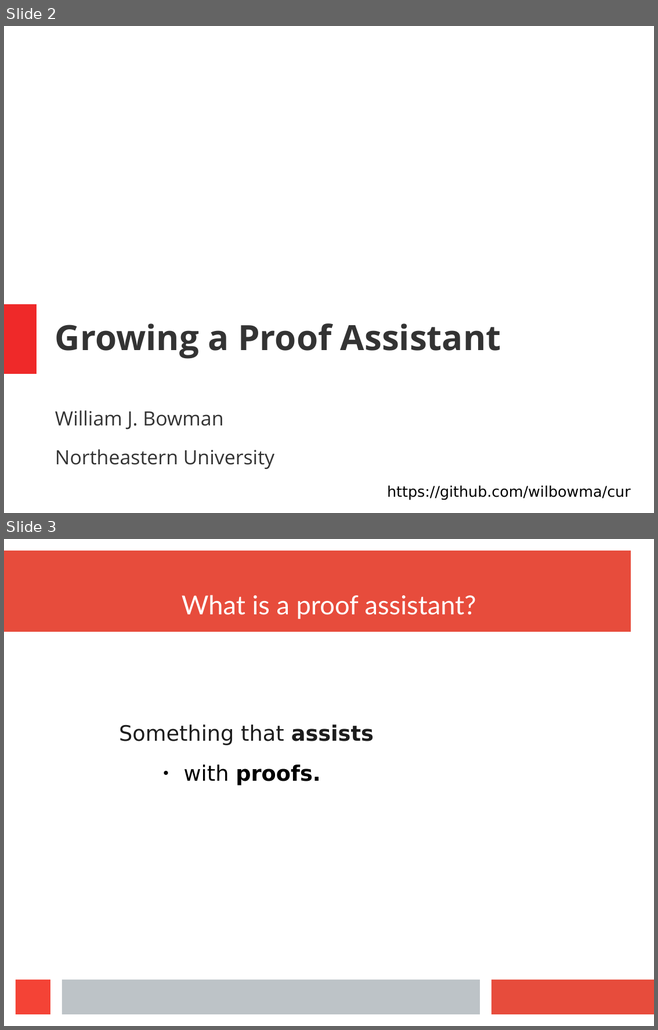
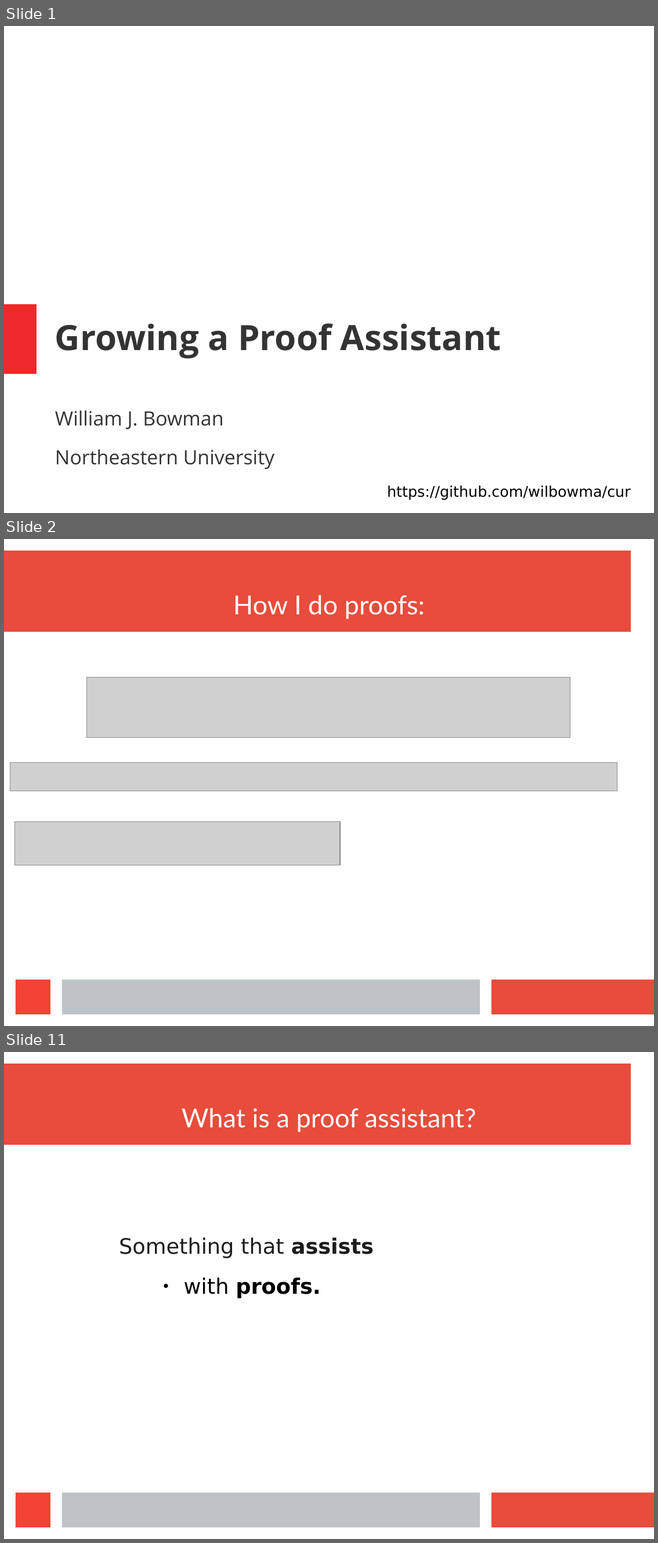
Before and after one commit to wilbowma/cur, a slide deck: hope-2016/slides.odp. Shown one above the other, each under a label of ours: slides 2 and 3 before the commit, slides 1, 2 and 11 after it; the slides between them are not shown. The pictures are 658x1030 and 658x1543 pixels, drawn with LibreOffice and Linux fonts; fonts in the diff are those of the drawing; grey boxes stand for pictures. Boxes give left, top, right and bottom in pixels: in the first picture for what was removed or moved away, otherwise in the second. Text is boxed around its words. In the diff, an @@ line names an element or a change of style, - is before the commit and + after.

```diff
--- a/hope-2016/slides.odp
+++ b/hope-2016/slides.odp
@@ slide 2 added at (4, 539, 654, 1026), background #FFFFFF; not listed: 4 template elements that a slide beside it also shows @@
@@ title added at (233, 595, 424, 619), 32 pt, text #FFFFFF @@
+How I do proofs:
@@ picture added at (86, 677, 570, 738) @@
@@ picture added at (10, 762, 617, 791) @@
@@ picture added at (14, 822, 340, 866) @@
@@ what was slide 2 is now slide 1 @@
@@ what was slide 3 is now slide 11 @@
```
Also in this commit, not shown: 10 slides changed, 8 other slides added, 2 slides removed.
